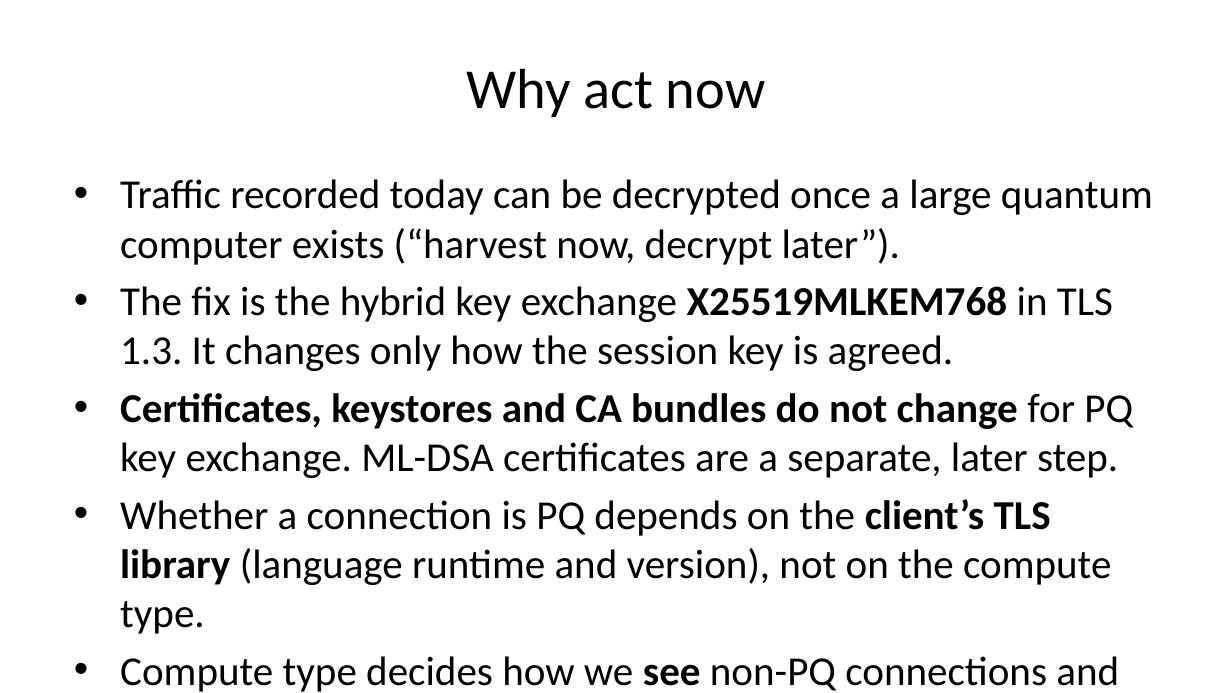
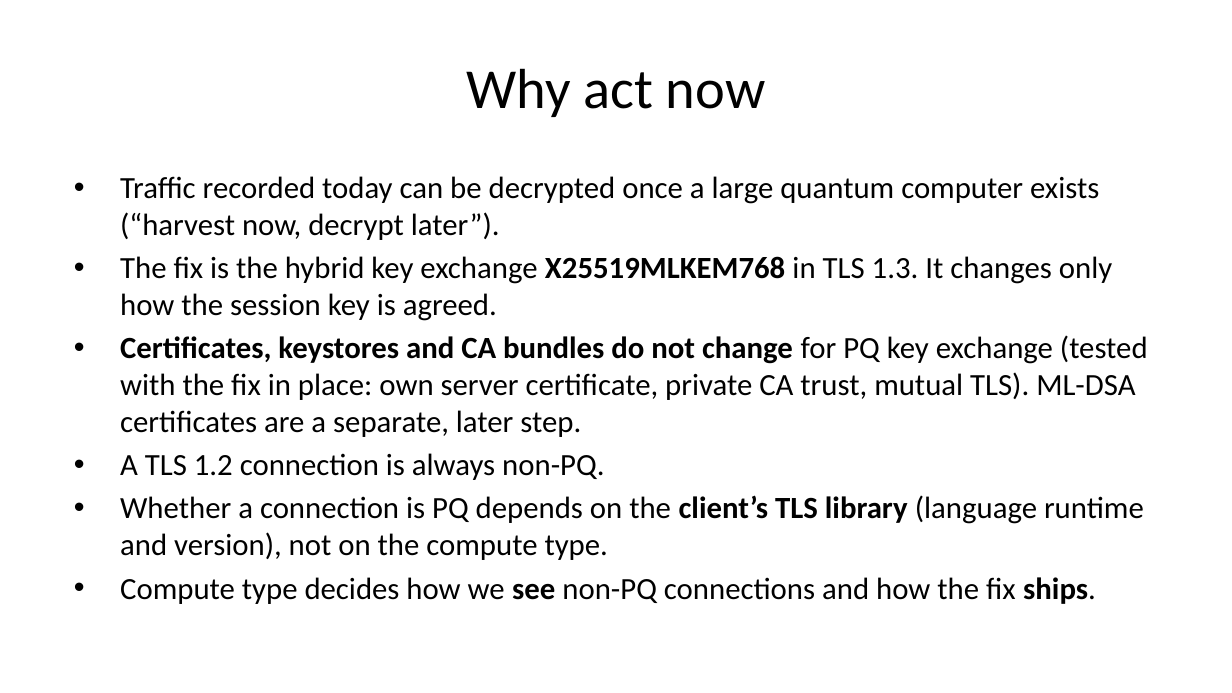
Before and after one commit to moolivkkr/PQC, a slide deck: slide 3 of PQC-Summary.pptx. Drawn at 1232x693 pixels with LibreOffice and Linux fonts; fonts in the diff are those of the drawing. Boxes give left, top, right and bottom in pixels: in the first picture for what was removed or moved away, otherwise in the second. Text is boxed around its words. In the diff, an @@ line names an element or a change of style, - is before the commit and + after.

Commit message:
Deck: three detail slides per language and an ALB/NLB slide; smaller body font template so slides fit
- Per language: what decides PQ, versions/compute types and fixes, pitfalls and e2e evidence
- ALB/NLB: listener policy (not the certificate) turns PQ on; backend leg uses the PQ backend policy
- e2e README: LocalStack ALB ignores SslPolicy (probe: 2016-08 listener still negotiated X25519MLKEM768), so no ALB case
- 03-go: ALB-to-target leg uses ELBSecurityPolicy-TLS13-1-0-PQ-2025-09 (AWS docs) instead of 'not confirmed'
- Rebuilt HTML, PDF, DOCX; deck rendered and checked slide by slide

```diff
--- a/PQC-Summary.pptx
+++ b/PQC-Summary.pptx
@@ text at bbox=[120, 176, 1144, 604]: size 24 to 18 pt in "Traffic recorded today can be decrypted once ...", "The fix is the hybrid key exchange ...", "Whether a connection is PQ depends on ...", "Compute type decides how we see non-PQ ..."; less space between paragraphs @@
@@ text at bbox=[120, 335, 1148, 480]: text changed; size 24 to 18 pt @@
-• Certificates, keystores and CA bundles do not change for PQ key exchange. ML-DSA certificates are a separate, later step.
+• Certificates, keystores and CA bundles do not change for PQ key exchange (tested with the fix in place: own server certificate, private CA trust, mutual TLS). ML-DSA certificates are a separate, later step.
+• A TLS 1.2 connection is always non-PQ.
```
Also in this commit, not shown: 9 other slides changed, 18 slides added, 2 slides removed, 8 other files.
